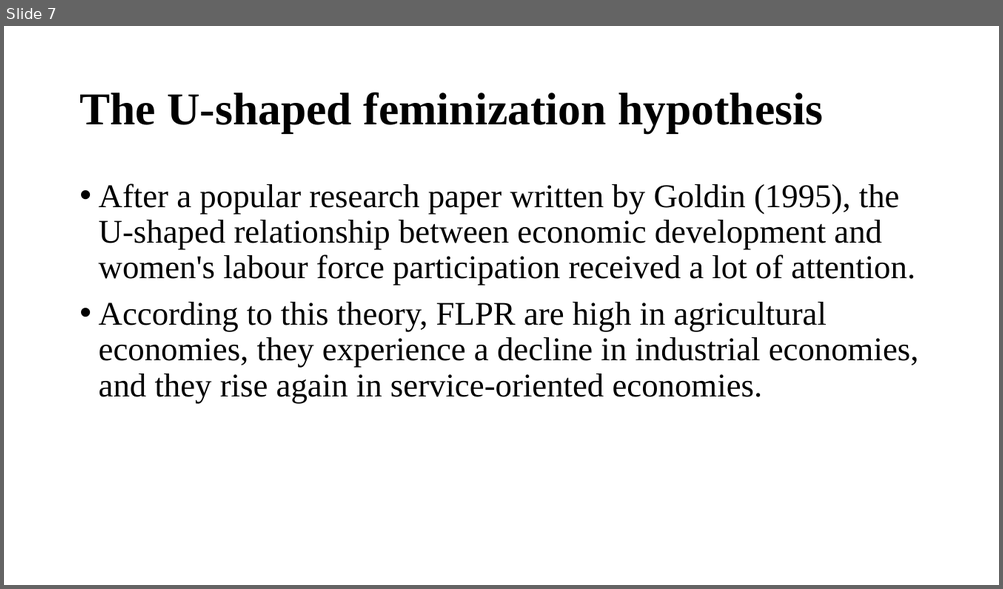
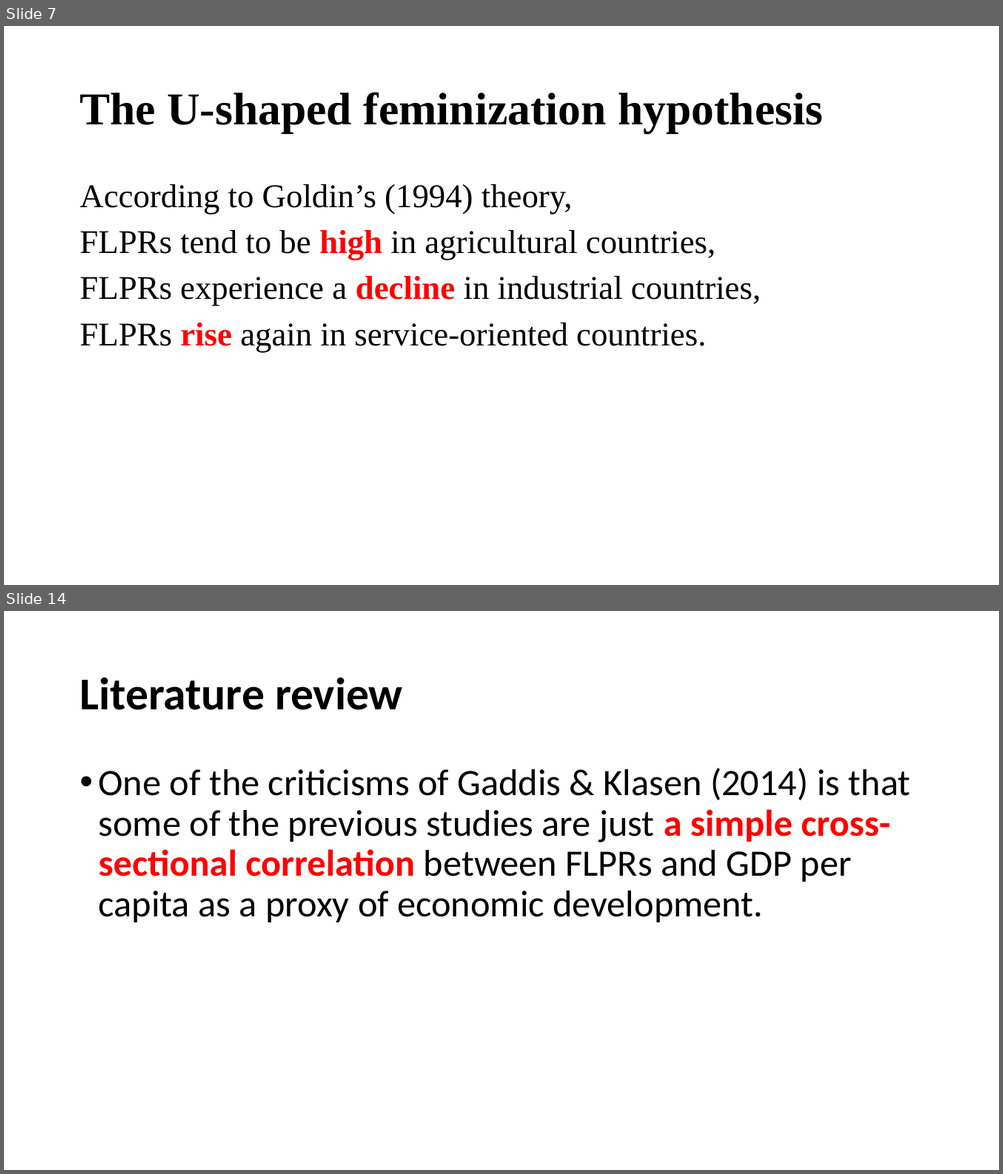
Before and after one commit to ilopezmoreno/Chapter1-PhDthesis, a slide deck: Slides. Chapter1-PhDthesis.pptx. Shown one above the other, each under a label of ours: slide 7 before the commit, slides 7 and 14 after it; the slides between them are not shown. The pictures are 1003x589 and 1003x1174 pixels, drawn with LibreOffice and Linux fonts; fonts in the diff are those of the drawing. Boxes give left, top, right and bottom in pixels: in the first picture for what was removed or moved away, otherwise in the second. Text is boxed around its words. In the diff, an @@ line names an element or a change of style, - is before the commit and + after.

```diff
--- a/Slides. Chapter1-PhDthesis.pptx
+++ b/Slides. Chapter1-PhDthesis.pptx
@@ slide 14 added at (4,611,999,1170), background #FFFFFF @@
@@ title added at (79,677,403,710), 44 pt, text #000000, bold @@
+Literature review
@@ text added at (99,768,910,923), 36 pt, text #000000 @@
+• One of the criticisms of Gaddis & Klasen (2014) is that some of the previous studies are just a simple cross-sectional correlation between FLPRs and GDP per capita as a proxy of economic development.
@@ slide 7 changed as well @@
@@ text at (79,184,760,352): text changed @@
-• After a popular research paper written by Goldin (1995), the U-shaped relationship between economic development and women's labour force participation received a lot of attention.
-• According to this theory, FLPR are high in agricultural economies, they experience a decline in industrial economies, and they rise again in service-oriented economies.
+According to Goldin’s (1994) theory,
+FLPRs tend to be high in agricultural countries,
+FLPRs experience a decline in industrial countries,
+FLPRs rise again in service-oriented countries.
```
Also in this commit, not shown: 8 other slides changed, 54 other slides added, 6 slides removed, 5 other files.
